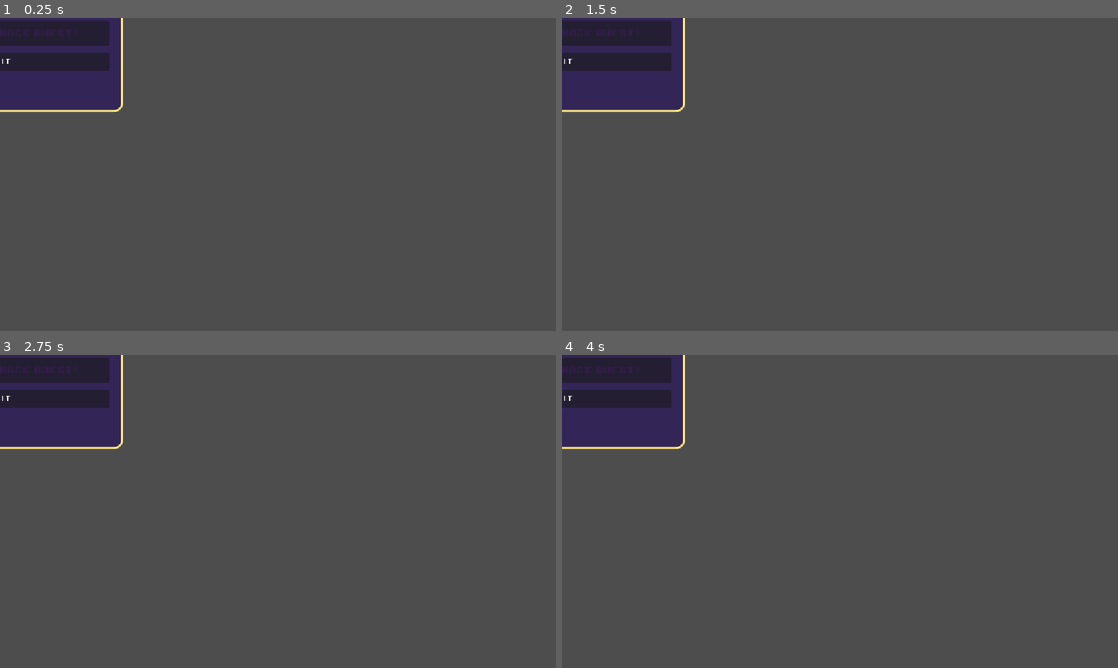
Above: before the commit, frames 1-4 (two rows, left to right).
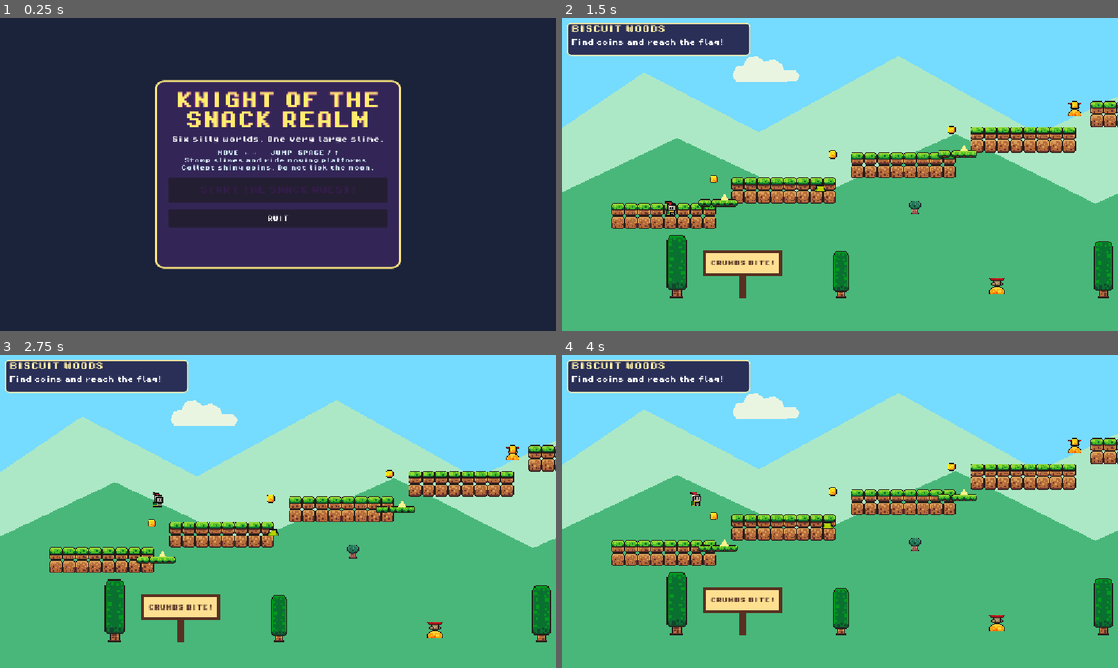
Above: after the commit, the same moments.

Repository: msveshnikov/godot-2d-game
Game: Godot game, scene res://scenes/game.tscn
Same seed, same stepped clock (60 frames per second), same inputs: the game is played once before the commit and once after it. Sound files missing from this copy of the repository are replaced by a short silence.
Inputs (mouse positions are in pixels of both pictures, inside the frame that each line leads up to):
- Up to frame 1 (0.25 s): no input
- Up to frame 2 (1.5 s): click (840, 190) at 0.5 s, where only the run after the commit has a clickable "START THE SNACK QUEST!"; tap Enter (ui_accept) at 1.25 s; hold Right (ui_right) from 1.28 s (still down); tap R at 1.35 s
- Up to frame 3 (2.75 s): keep holding Right (ui_right); tap Enter (ui_accept) at 1.52, 2.27 s; tap R at 2.1 s
- Up to frame 4 (4 s): release Right (ui_right) at 2.78 s; hold Left (ui_left) 2.78-3.53 s; tap R at 2.85, 3.6 s; hold Right (ui_right) from 3.53 s (still down); tap Enter (ui_accept) at 3.77 s

The runs differ from the first frame. In frame 1, 97% of the frame differs, in the area x 0-100%, y 0-100%; in frame 2, 99%; in frame 3, 99%; in frame 4, 99%.

Commit message:
Refactor scene structure and update node references in game logic

Diff:
--- a/scenes/game.tscn
+++ b/scenes/game.tscn
@@ -6,7 +6,9 @@
 [node name="Game" type="Node2D"]
 script = ExtResource("1_game")
 
-[node name="SceneContainer" type="Node2D" parent="."]
+[node name="World" type="Node2D" parent="."]
+
+[node name="UI" type="CanvasLayer" parent="."]
 
 [node name="Music" type="AudioStreamPlayer" parent="."]
 stream = ExtResource("2_music")
--- a/scripts/game.gd
+++ b/scripts/game.gd
@@ -10,7 +10,8 @@
 	preload("res://scenes/levels/big_slime_boss.tscn"),
 ]
 
-@onready var scene_container: Node2D = $SceneContainer
+@onready var world_container: Node2D = $World
+@onready var ui_container: CanvasLayer = $UI
 
 var current_level_index := 0
 var current_scene: Node
@@ -25,7 +26,7 @@
 	_clear_current_scene()
 	current_scene = TITLE_SCENE.instantiate()
 	current_scene.connect("start_pressed", _start_game)
-	scene_container.add_child(current_scene)
+	ui_container.add_child(current_scene)
 
 func _start_game() -> void:
 	playing = true
@@ -42,7 +43,7 @@
 	current_scene.connect("completed", _on_level_completed)
 	current_scene.connect("failed", _on_level_failed)
 	current_scene.connect("boss_beaten", _on_boss_beaten)
-	scene_container.add_child(current_scene)
+	world_container.add_child(current_scene)
 
 func _on_level_completed() -> void:
 	_load_level(current_level_index + 1)
@@ -56,11 +57,13 @@
 	current_scene = TITLE_SCENE.instantiate()
 	current_scene.call("set_victory")
 	current_scene.connect("start_pressed", _start_game)
-	scene_container.add_child(current_scene)
+	ui_container.add_child(current_scene)
 
 func _clear_current_scene() -> void:
 	if is_instance_valid(current_scene):
-		scene_container.remove_child(current_scene)
+		var parent = current_scene.get_parent()
+		if parent:
+			parent.remove_child(current_scene)
 		current_scene.queue_free()
 		current_scene = null
 
